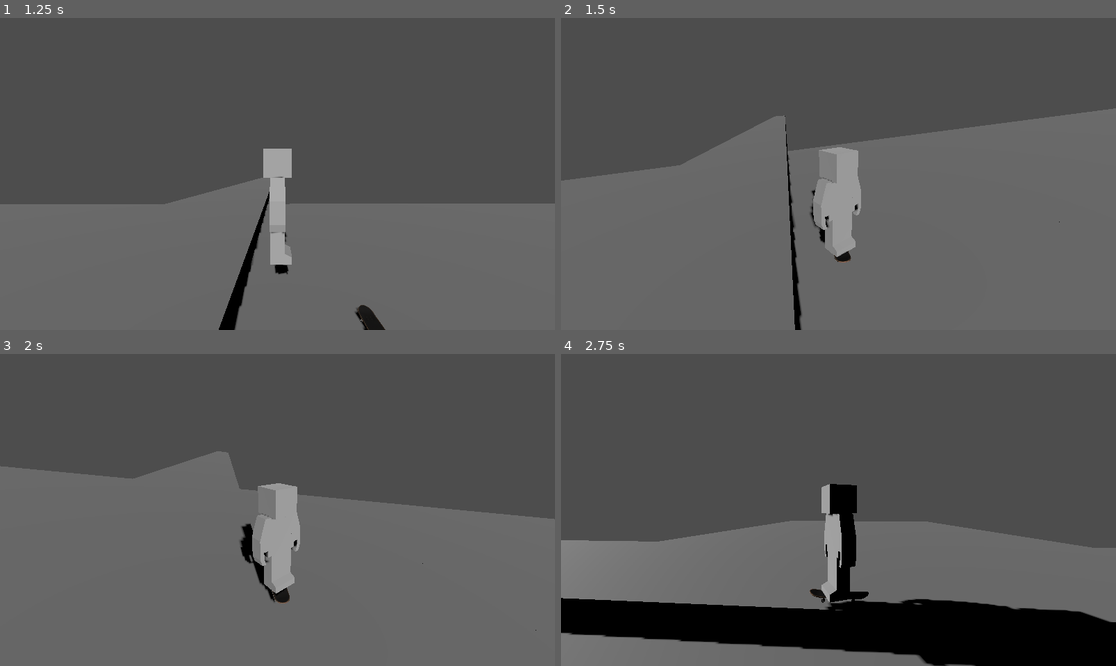
Above: before the commit, frames 1-4 (two rows, left to right).
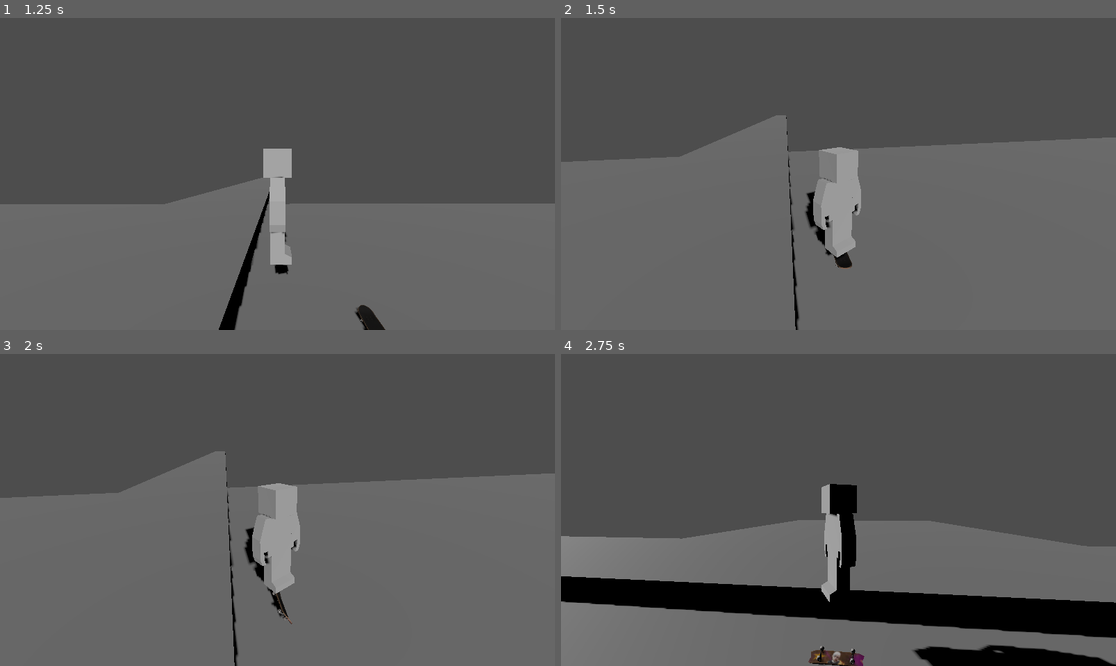
Above: after the commit, the same moments.

Repository: crepuljastefan/godot-skater-game
Game: Godot game, scene res://main.tscn
Two runs of this game, one before a commit and one after it. Both use one fixed random seed, a clock stepped at 60 frames per second and the inputs below.
Inputs (mouse positions are in pixels of both pictures, inside the frame that each line leads up to):
- Up to frame 1 (1.25 s): move the mouse to (305, 174) at 0.52 s; hold D (move_right) from 0.53 s (still down); tap W (drive) at 0.6 s; tap Space (jump) at 0.77 s
- Up to frame 2 (1.5 s): move the mouse to (810, 174) at 1.27 s; release D (move_right) at 1.28 s; hold S (brake) from 1.28 s (still down); tap F (mount_vehicle) at 1.35 s
- Up to frame 3 (2 s): keep holding S (brake); tap Space (jump) at 1.52 s
- Up to frame 4 (2.75 s): move the mouse to (849, 503) at 2.02 s; release S (brake) at 2.03 s; hold D (move_right) from 2.03 s (still down); tap W (drive) at 2.1 s

Frame 1 is identical in both runs. In frame 2, 4.6% of the frame differs, in the area x 0-100%, y 28-100%; in frame 3, 6.8%; in frame 4, 14%, in the area x 0-100%, y 51-100%.
Error after the commit: Invalid assignment of property or key 'visible' with value of type 'bool' on a base object of type 'null instance'. (res://Scenes/skate.gd:16)

Commit message:
Fixed rotation of x and z axis of camera when moving skate

Diff:
--- a/Scenes/skate.gd
+++ b/Scenes/skate.gd
@@ -9,8 +9,11 @@
 var fall_acceleration = 20
 var is_player_attached = false
 var original_rotation
+var velocity_label
 func _ready() -> void:
 	player = $"../Player"
+	velocity_label = $CanvasLayer/Label
+	velocity_label.visible = false
 	original_rotation = player.rotation.normalized()
 	camera = get_parent().get_node("Player").get_child(3)
 func is_on_floor() -> bool:
@@ -26,10 +29,14 @@
 		player.active = false
 		position = player.position
 		player.position = position + Vector3(0,0.5,0)
-
+func _process(delta: float) -> void:
+	velocity_label.text = "Velocity: " + str(floor(linear_velocity.length()))
 func _physics_process(delta: float) -> void:
 	mount_player()
+	original_rotation = player.rotation
 	if is_player_attached:
+		velocity_label.visible =  true
+
 		if Input.is_action_just_pressed("ui_cancel"):
 			player.active = true
 			player.position = Vector3(0,0,0)
@@ -97,6 +104,9 @@
 		else:
 			engine_force = 0
 
+		player.position = position
+		player.rotation.y = rotation.y
+		#player.rotation = rotation
 
-		player.position = position
-		player.rotation = rotation
+	else:
+		velocity_label.visible = false
